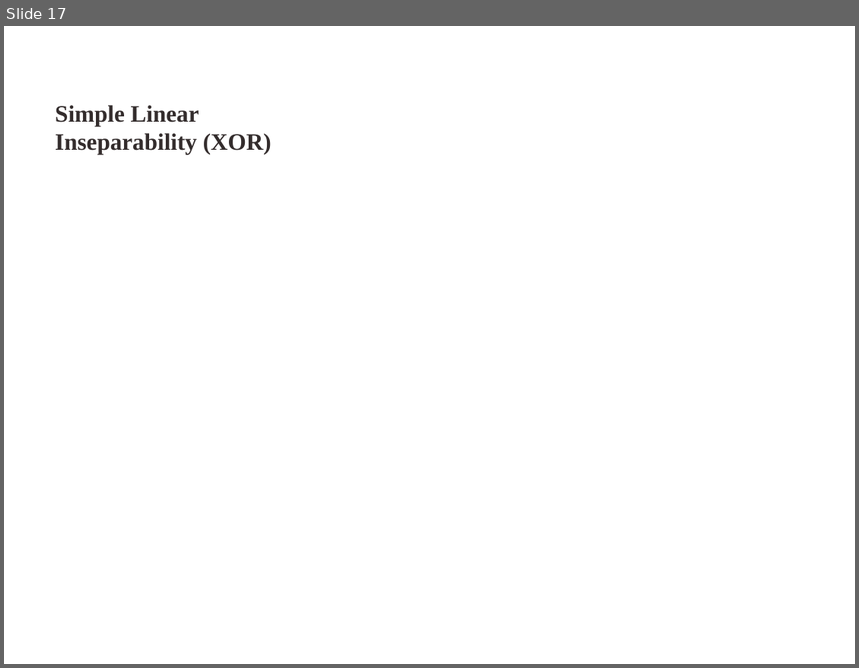
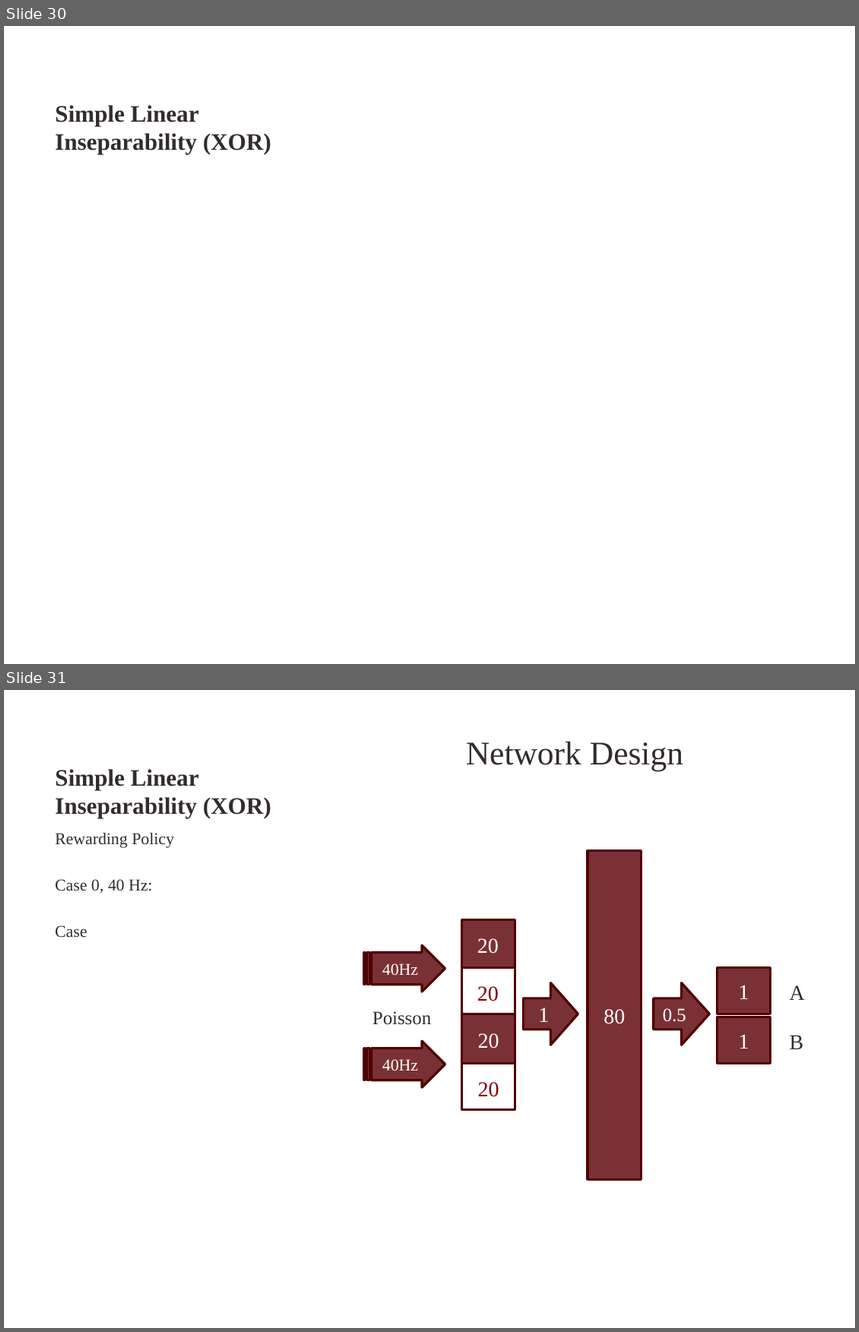
Before and after one commit to kuthulas/reinforce, a slide deck: RL.pptx. Shown one above the other, each under a label of ours: slide 17 before the commit, slides 30 and 31 after it. The pictures are 859x668 and 859x1332 pixels, drawn with LibreOffice and Linux fonts; fonts in the diff are those of the drawing; background and template pictures are left out. Boxes give left, top, right and bottom in pixels: in the first picture for what was removed or moved away, otherwise in the second. Text is boxed around its words. In the diff, an @@ line names an element or a change of style, - is before the commit and + after.

```diff
--- a/RL.pptx
+++ b/RL.pptx
@@ slide 31 added at (4, 690, 855, 1328), background picture (left out) @@
@@ text added at (466, 741, 683, 771), 28 pt, text #332C2C @@
+Network Design
@@ title added at (55, 769, 272, 818), 20 pt, text #332C2C, bold @@
+Simple Linear Inseparability (XOR)
@@ text added at (55, 833, 174, 938), 14 pt, text #332C2C @@
+Rewarding Policy
+Case 0, 40 Hz:
+Case
@@ rectangle added at (588, 851, 642, 1179), fill #7A3135, outline #500000 2 pt, 18 pt, text #FFFFFF @@
+80
@@ rectangle added at (462, 920, 515, 1110), fill #7A3135, outline #500000 2 pt @@
@@ text added at (477, 939, 499, 954), 18 pt, text #FFFFFF @@
+20
@@ striped right arrow added at (364, 945, 445, 992), fill #7A3135, outline #500000 2 pt, 14 pt, text #FFFFFF @@
+40Hz
@@ rectangle added at (462, 967, 515, 1015), fill #FFFFFF, outline #500000 2 pt @@
@@ right arrow added at (523, 983, 578, 1045), fill #7A3135, outline #500000 2 pt, 18 pt, text #FFFFFF @@
+1
@@ right arrow added at (654, 983, 709, 1045), fill #7A3135, outline #500000 2 pt, 16 pt, text #FFFFFF @@
+0.5
@@ rectangle added at (718, 967, 771, 1015), fill #7A3135, outline #500000 2 pt, 18 pt, text #FFFFFF @@
+1
@@ text added at (790, 986, 805, 1000), 18 pt, text #332C2C @@
+A
@@ text added at (477, 986, 499, 1002), 18 pt, text #800000 @@
+20
@@ text added at (373, 1011, 431, 1025), 16 pt, text #332C2C @@
+Poisson
@@ rectangle added at (718, 1017, 771, 1064), fill #7A3135, outline #500000 2 pt, 18 pt, text #FFFFFF @@
+1
@@ striped right arrow added at (364, 1042, 445, 1088), fill #7A3135, outline #500000 2 pt, 14 pt, text #FFFFFF @@
+40Hz
@@ text added at (478, 1034, 500, 1049), 18 pt, text #FFFFFF @@
+20
@@ text added at (790, 1035, 804, 1049), 18 pt, text #332C2C @@
+B
@@ rectangle added at (462, 1064, 515, 1110), fill #FFFFFF, outline #500000 2 pt @@
@@ text added at (478, 1082, 500, 1097), 18 pt, text #800000 @@
+20
@@ what was slide 17 is now slide 30 @@
```
Also in this commit, not shown: 11 slides changed, 21 other slides added, 3 slides removed.
